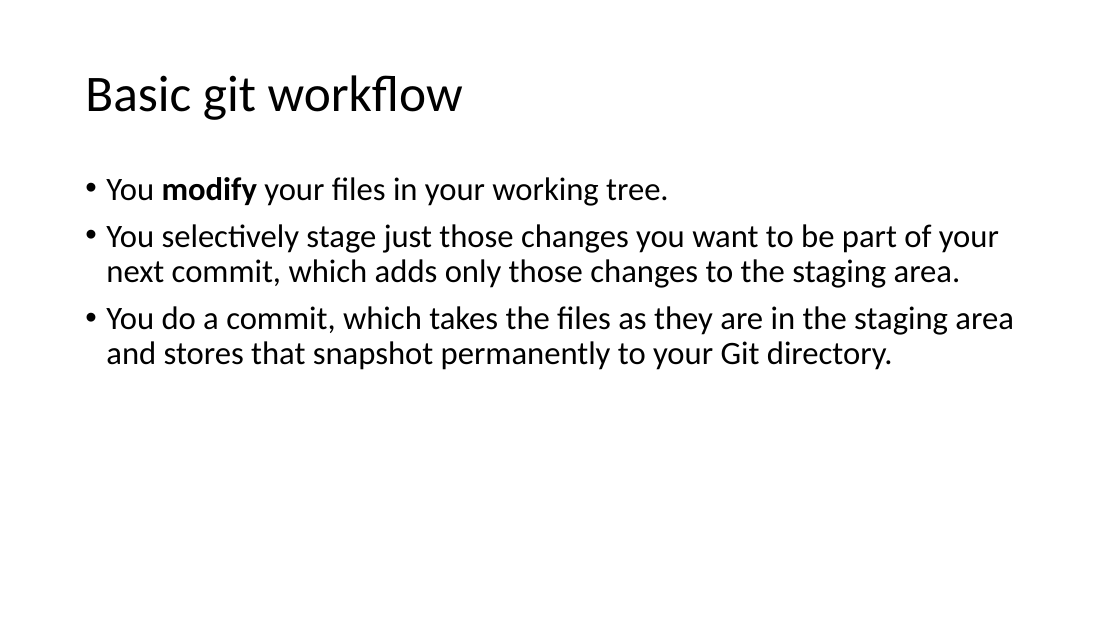
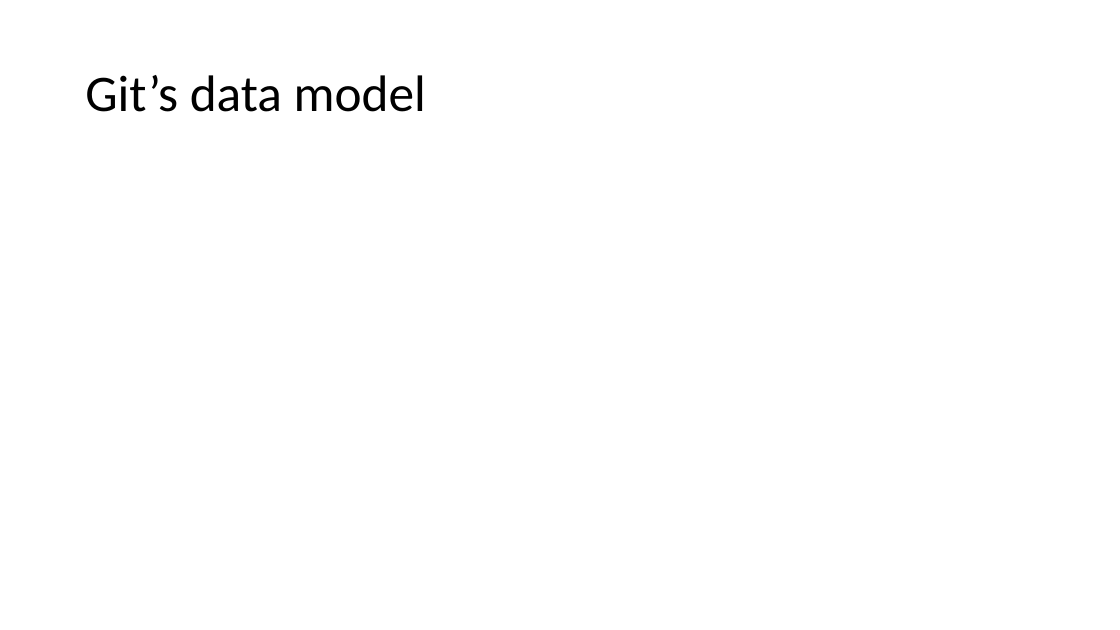
Before and after one commit to galvanixer/GitIntricacies, a slide deck: slide 8 of git_it.pptx. Drawn at 1120x630 pixels with LibreOffice and Linux fonts; fonts in the diff are those of the drawing. Boxes give left, top, right and bottom in pixels: in the first picture for what was removed or moved away, otherwise in the second. Text is boxed around its words. In the diff, an @@ line names an element or a change of style, - is before the commit and + after.

```diff
--- a/git_it.pptx
+++ b/git_it.pptx
@@ title at [85,75,426,112]: text changed @@
-Basic git workflow
+Git’s data model
@@ text removed at [106,177,1013,370] @@
-• You modify your files in your working tree.
-• You selectively stage just those changes you want to be part of your next commit, which adds only those changes to the staging area.
-• You do a commit, which takes the files as they are in the staging area and stores that snapshot permanently to your Git directory.
```
Also in this commit, not shown: 1 other slide changed, 3 other files.
